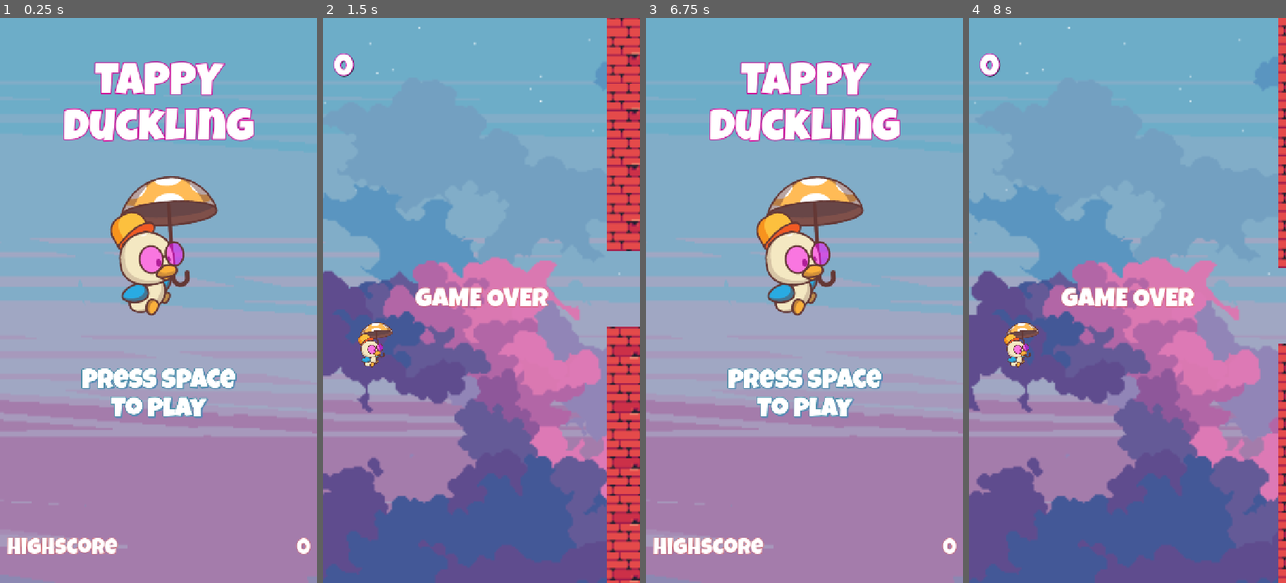
Above: before the commit, frames 1-4 (left to right).
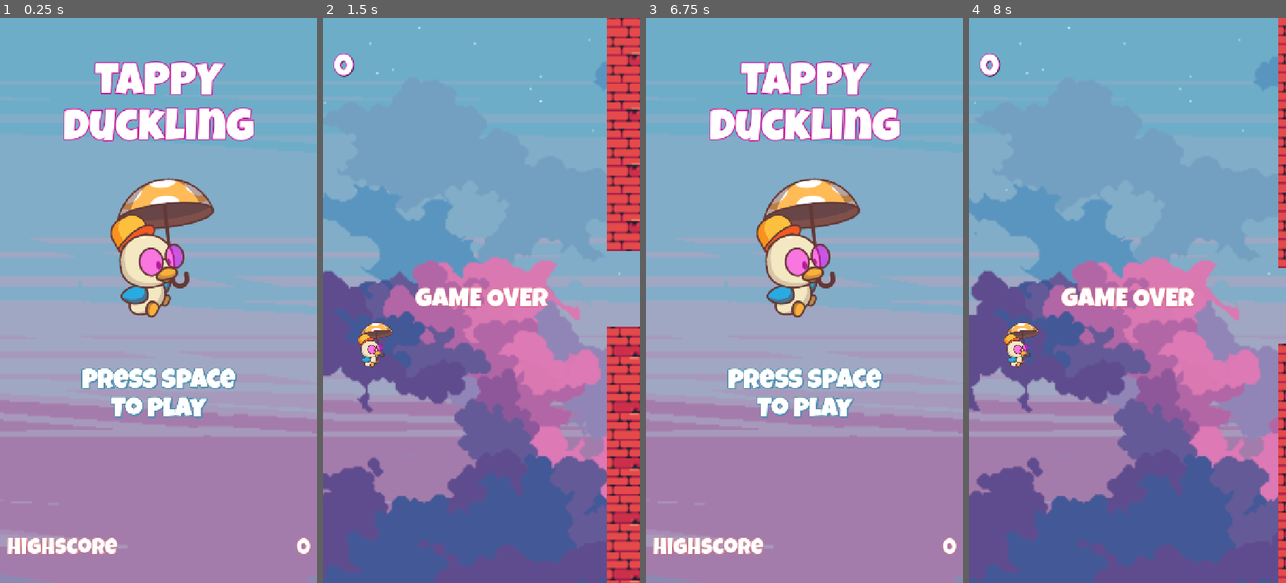
Above: after the commit, the same moments.

Repository: son24tuoi/tappy-duckling-godot
Game: Godot game, scene res://main/main.tscn
Same seed, same stepped clock (60 frames per second), same inputs: the game is played once before the commit and once after it.
Inputs:
- Up to frame 1 (0.25 s): no input
- Up to frame 2 (1.5 s): tap Space (fly) at 0.5, 0.6, 1.35 s
- Up to frame 3 (6.75 s): tap Space (fly) at 2, 2.1, 2.85, 3.5, 3.6, 4.35, 5.1, 5.75, 5.85, 6.6 s; tap Enter at 2.75, 5 s
- Up to frame 4 (8 s): tap Space (fly) at 7.35 s

The runs differ from the first frame. In frame 1, 2.1% of the frame differs, in the area x 34-69%, y 28-53%; in frame 2, nothing differs; in frame 3, 2.1%; in frame 4, nothing differs.

Commit message:
+ Add images preview

Diff:
--- a/main/main.tscn
+++ b/main/main.tscn
@@ -252,10 +252,10 @@
 offset_bottom = 121.0
 grow_horizontal = 2
 grow_vertical = 2
-texture = ExtResource("17_dyre5")
+texture = ExtResource("22_3t25p")
 script = ExtResource("4_75hbd")
 sprites = SubResource("SpriteFrames_n53tw")
-frame_index = 14
+frame_index = 19
 auto_play = true
 playing = true
 metadata/_custom_type_script = "uid://do6wg4iqtt8u0"
--- a/project.godot
+++ b/project.godot
@@ -26,6 +26,11 @@
 window/stretch/aspect="expand"
 window/handheld/orientation=1
 
+[editor]
+
+movie_writer/mjpeg_quality=1.0
+movie_writer/movie_file="C:/Users/Personal/Desktop/tappy-plane-godot/records/test.avi"
+
 [input]
 
 fly={
@@ -44,6 +49,5 @@
 
 [rendering]
 
-renderer/rendering_method="gl_compatibility"
-renderer/rendering_method.mobile="gl_compatibility"
+renderer/rendering_method="mobile"
 textures/vram_compression/import_etc2_astc=true
Binary file added: Featured-image.png
Not shown, added: Featured-image.png.import
Binary file added: icon.png
Not shown, added: icon.png.import
Binary file added: phone-preview-1.png
Not shown, added: phone-preview-1.png.import
Binary file added: phone-preview-2.png
Not shown, added: phone-preview-2.png.import
Binary file added: phone-preview-3.png
Not shown, added: phone-preview-3.png.import
Binary file added: phone-preview.png
Not shown, added: phone-preview.png.import
(and 12 more such lines)
